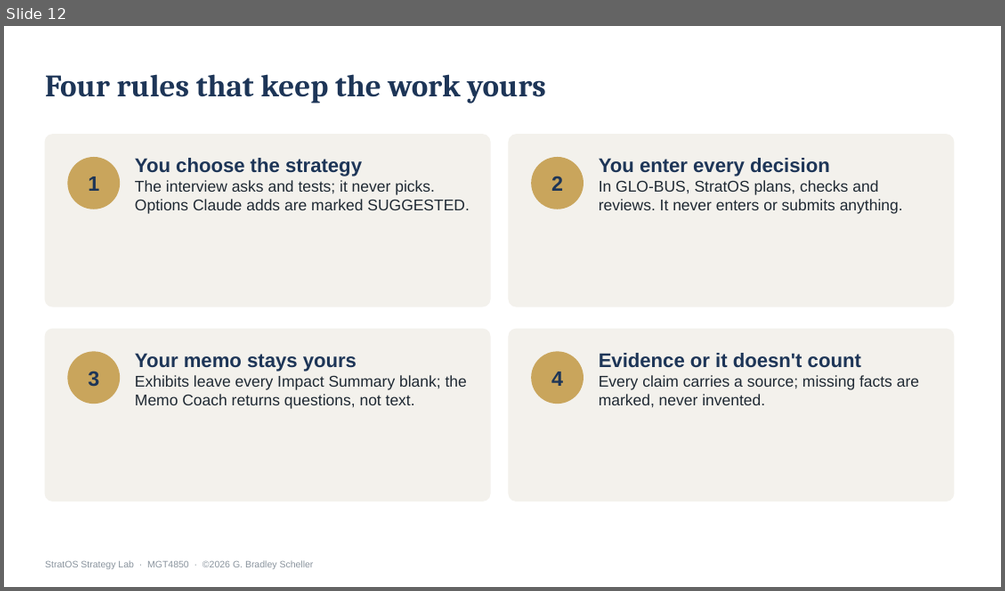
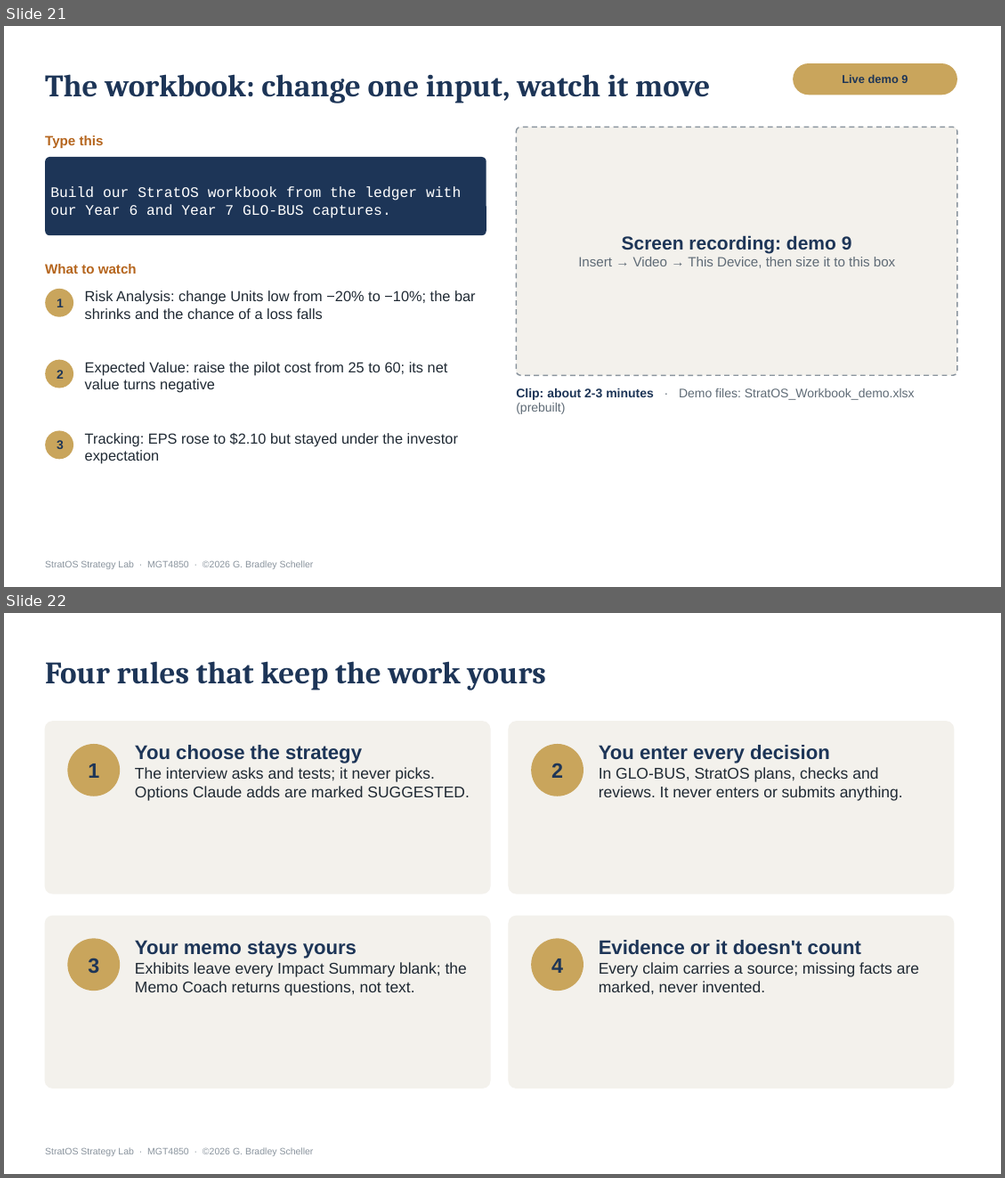
Before and after one commit to Brads777/Strat-IQ-Strategy-Toolkit, a slide deck: release-assets/StratOS_v3_Process_Walkthrough.pptx. Shown one above the other, each under a label of ours: slide 12 before the commit, slides 21 and 22 after it. The pictures are 1005x591 and 1005x1178 pixels, drawn with LibreOffice and Linux fonts; fonts in the diff are those of the drawing. Boxes give left, top, right and bottom in pixels: in the first picture for what was removed or moved away, otherwise in the second. Text is boxed around its words. In the diff, an @@ line names an element or a change of style, - is before the commit and + after.

```diff
--- a/release-assets/StratOS_v3_Process_Walkthrough.pptx
+++ b/release-assets/StratOS_v3_Process_Walkthrough.pptx
@@ slide 21 added at (x1=4, y1=26, x2=1001, y2=587), background #FFFFFF; not listed: 1 template element that a slide beside it also shows @@
@@ title added at (x1=45, y1=74, x2=710, y2=103), 30 pt, text #1D3557, bold @@
+The workbook: change one input, watch it move
@@ rounded rectangle added at (x1=793, y1=63, x2=957, y2=95), fill #C9A55C, 11 pt, text #1D3557, bold @@
+Live demo 9
@@ rounded rectangle added at (x1=517, y1=127, x2=957, y2=375), fill #F3F1EC, outline #8A949E 1.25 pt dashed @@
@@ text added at (x1=45, y1=135, x2=104, y2=148), 13 pt, text #B5651D, bold @@
+Type this
@@ rounded rectangle added at (x1=45, y1=157, x2=486, y2=235), fill #1D3557, 14 pt, text #FFFFFF @@
+Build our StratOS workbook from the ledger with our Year 6 and Year 7 GLO-BUS captures.
@@ text added at (x1=578, y1=235, x2=895, y2=268), 13 pt, text #5F6B76 @@
+Screen recording: demo 9
+Insert → Video → This Device, then size it to this box
@@ text added at (x1=45, y1=264, x2=137, y2=273), 13 pt, text #B5651D, bold @@
+What to watch
@@ ellipse added at (x1=45, y1=289, x2=73, y2=317), fill #C9A55C, 12 pt, text #1D3557, bold @@
+1
@@ text added at (x1=85, y1=290, x2=476, y2=319), 14 pt, text #1F2933 @@
+Risk Analysis: change Units low from −20% to −10%; the bar shrinks and the chance of a loss falls
@@ ellipse added at (x1=45, y1=360, x2=73, y2=388), fill #C9A55C, 12 pt, text #1D3557, bold @@
+2
@@ text added at (x1=85, y1=362, x2=448, y2=393), 14 pt, text #1F2933 @@
+Expected Value: raise the pilot cost from 25 to 60; its net value turns negative
@@ text added at (x1=516, y1=388, x2=914, y2=414), 12 pt, text #5F6B76 @@
+Clip: about 2-3 minutes · Demo files: StratOS_Workbook_demo.xlsx (prebuilt)
@@ ellipse added at (x1=45, y1=431, x2=73, y2=459), fill #C9A55C, 12 pt, text #1D3557, bold @@
+3
@@ text added at (x1=85, y1=433, x2=458, y2=464), 14 pt, text #1F2933 @@
+Tracking: EPS rose to $2.10 but stayed under the investor expectation
@@ what was slide 12 is now slide 22 @@
```
Also in this commit, not shown: 5 slides changed, 9 other slides added, 22 other files.
